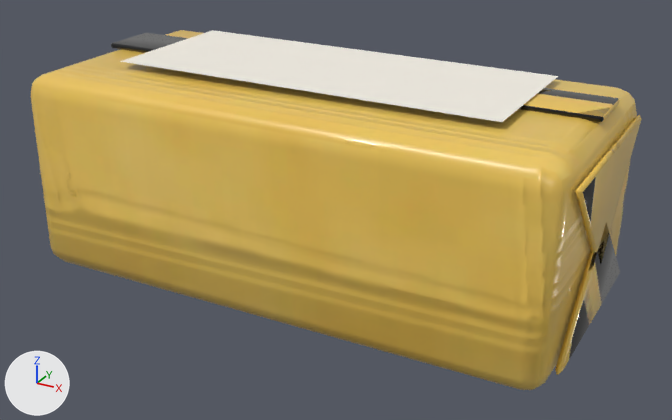
The glTF model public/models/butter.glb, before and after one commit.
Both versions are drawn from a 50 mm camera at (0.709, -1.249, 0.745) aimed at (0.027, -0.01, 0.125). Lighting does not change. The marker at lower left points along +X, +Y and +Z. The older version comes first. Vertices at exactly the same position are counted once.

The first picture shows 'butter', 'butter_label'.
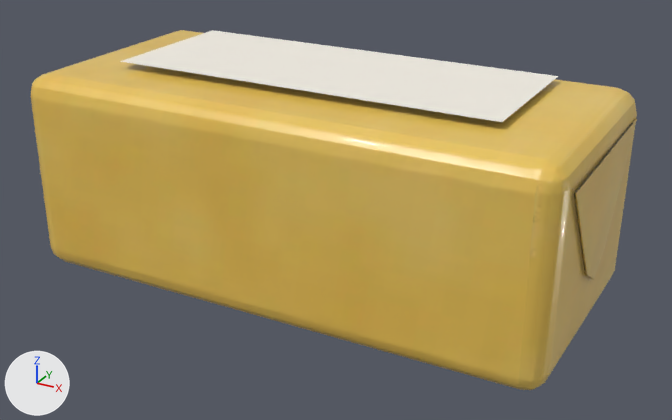
What differs and where, as boxes (x1, y1, x2, y2) in the pictures (672 x 420 px; the box of a moved part takes in the faces that stretch with it):
```json
{"object": "butter", "change": "reshaped", "before": [31, 30, 641, 390], "after": [31, 30, 637, 390]}
{"part": 1, "of": "me_butter_001", "change": "moved or reshaped", "before": [111, 33, 641, 375], "after": [574, 118, 637, 279]}
{"part": 2, "of": "me_butter_001", "change": "surface changed", "before": [31, 33, 637, 390], "after": [31, 33, 637, 390]}
```

The change, as JSON lines over the scene's bpy script:
```json
{"block": "me_butter_001", "where": "# used by ob_butter; location = (0.0, 0.0, 0.0)"}
{"op": "remove", "block": "me_butter_001", "code": "me_butter_001.from_pydata(...)  # 224 vertices, 424 faces; spans x -0.462..0.462, y -0.211..0.212, z -0.002..0.349"}
{"op": "add", "block": "me_butter_001", "code": "me_butter_001.from_pydata(...)  # 236 vertices, 460 faces; spans x -0.455..0.455, y -0.211..0.212, z -0.002..0.342"}
{"block": "me_butter_001", "change": "me_butter_001 part 1"}
{"block": "me_butter_001", "change": "112 vertices are removed from x -0.462..0.462, y -0.172..0.172, z 0.035..0.349"}
{"block": "me_butter_001", "change": "230 faces are deleted"}
{"block": "me_butter_001", "change": "16 vertices move from x -0.439..0.458, y -0.171..0.1, z 0.035..0.348 to x -0.453..0.454, y -0.169..0.169, z 0.129..0.3"}
{"block": "me_butter_001", "change": "124 vertices are added at x -0.455..0.455, y -0.169..0.169, z 0.1..0.3"}
{"block": "me_butter_001", "change": "266 new faces join them"}
{"block": "me_butter_001", "change": "me_butter_001 part 2: 188 kept faces spanning x -0.453..0.453, y -0.211..0.212, z -0.002..0.342 get new texture (UV) coordinates"}
```
